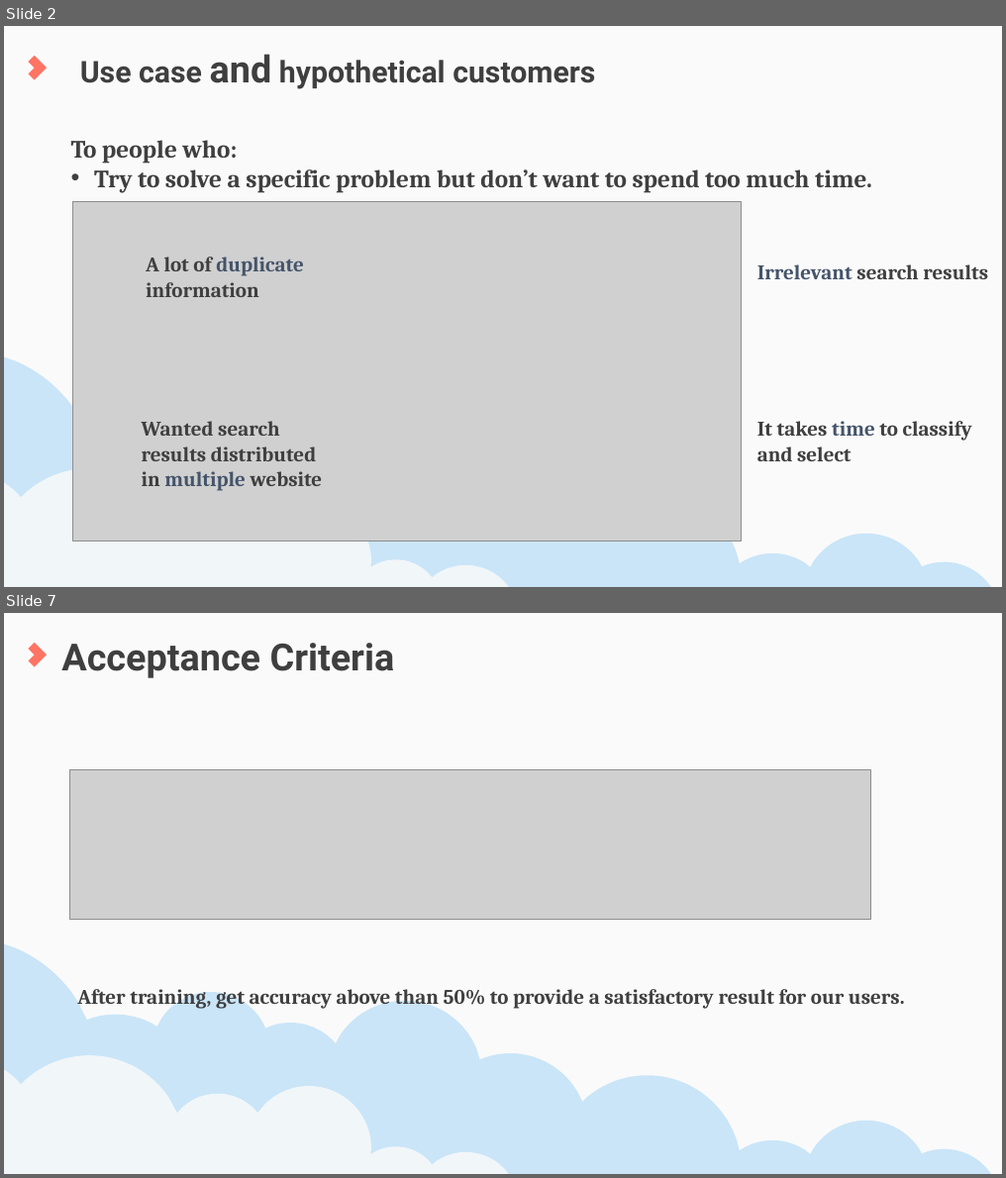
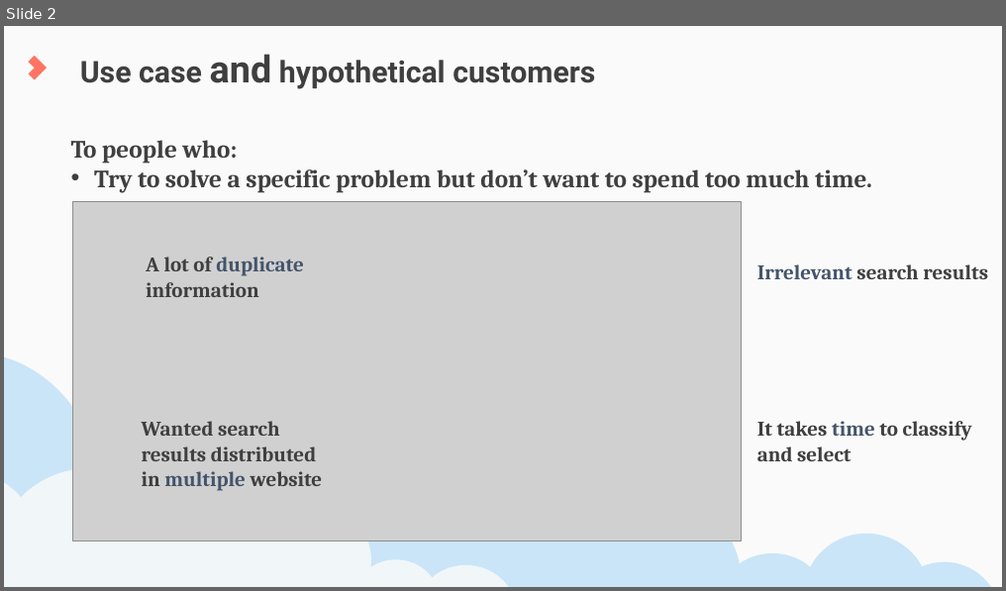
Before and after one commit to yingy4/CSYE7200FinalProject, a slide deck: CSYE7200TEAM1IPROPOSALPRESENTATION.pptx. Shown one above the other, each under a label of ours: slides 2 and 7 before the commit, slide 2 after it; the slides between them are not shown. The pictures are 1006x1178 and 1006x591 pixels, drawn with LibreOffice and Linux fonts; fonts in the diff are those of the drawing; grey boxes stand for pictures. Boxes give left, top, right and bottom in pixels: in the first picture for what was removed or moved away, otherwise in the second. Text is boxed around its words. In the diff, an @@ line names an element or a change of style, - is before the commit and + after.

```diff
--- a/CSYE7200TEAM1IPROPOSALPRESENTATION.pptx
+++ b/CSYE7200TEAM1IPROPOSALPRESENTATION.pptx
@@ slide 7 removed at (x1=4, y1=613, x2=1002, y2=1174), background #FAFAFA; not listed: 3 template elements that a slide beside it also shows @@
@@ text removed at (x1=61, y1=643, x2=395, y2=678) @@
-Acceptance Criteria
@@ picture removed at (x1=70, y1=769, x2=871, y2=919) @@
@@ text removed at (x1=77, y1=985, x2=905, y2=1010) @@
-After training, get accuracy above than 50% to provide a satisfactory result for our users.
```
Also in this commit, not shown: 5 slides changed, 1 slide added.
